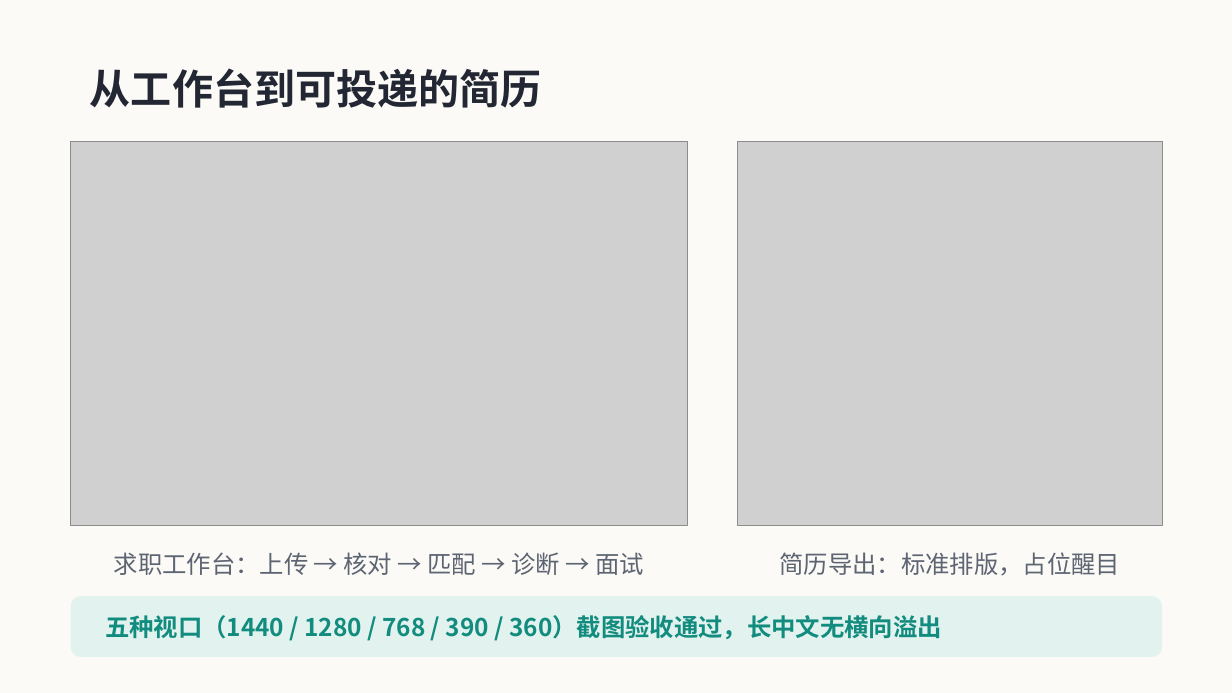
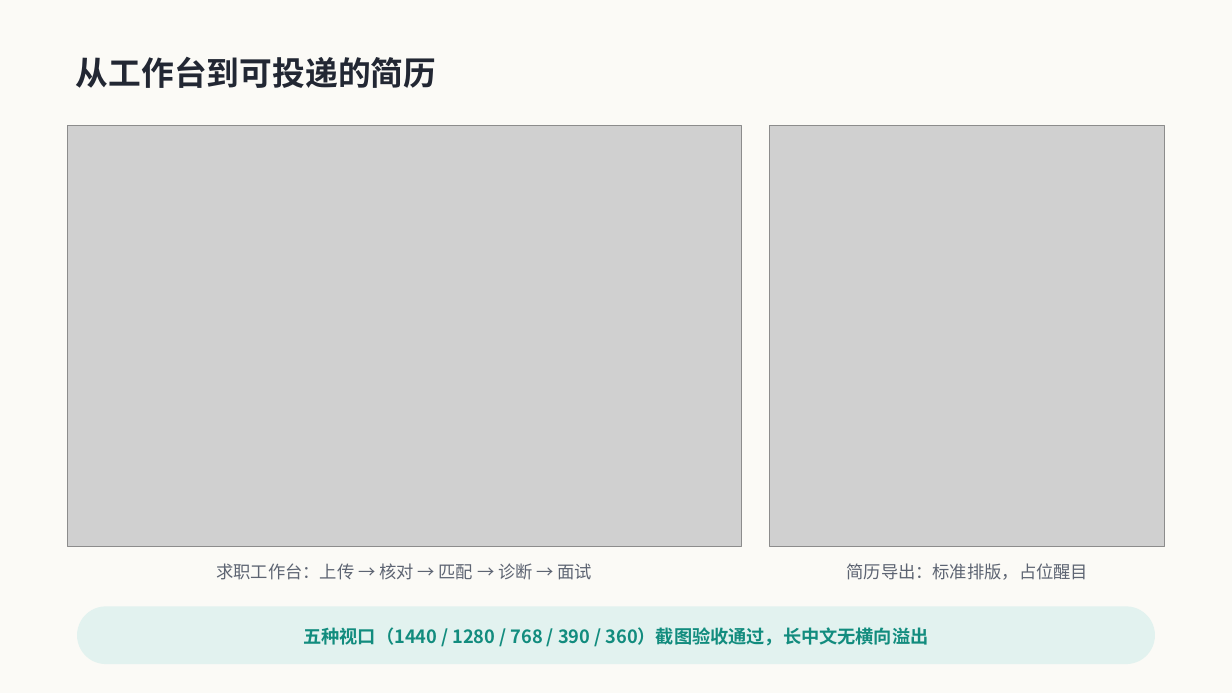
Before and after one commit to CP-bee-git/AI-game, a slide deck: slide 10 of docs/ppt-assets/careerpilot-intro.pptx (slide 8 before the commit). Drawn at 1232x693 pixels with LibreOffice and Linux fonts; fonts in the diff are those of the drawing; grey boxes stand for pictures. Boxes give left, top, right and bottom in pixels: in the first picture for what was removed or moved away, otherwise in the second. Text is boxed around its words. In the diff, an @@ line names an element or a change of style, - is before the commit and + after.

```diff
--- a/docs/ppt-assets/careerpilot-intro.pptx
+++ b/docs/ppt-assets/careerpilot-intro.pptx
@@ text "从工作台到可投递的简历" at (x1=76, y1=57, x2=437, y2=88): size 32 to 25.5 pt; line spacing 1.12 to 1 @@
@@ picture resized from (x1=71, y1=141, x2=688, y2=526) to (x1=67, y1=125, x2=741, y2=546) @@
@@ picture resized from (x1=738, y1=141, x2=1162, y2=526) to (x1=770, y1=125, x2=1165, y2=546) @@
@@ text "求职工作台：上传 → 核对 → 匹配 ..." at (x1=216, y1=563, x2=593, y2=580): size 19 to 13.5 pt; line spacing 1.12 to 1 @@
@@ text "求职工作台：上传 → 核对 → 匹配 ..." moved from (x1=114, y1=552, x2=644, y2=575) to (x1=216, y1=563, x2=593, y2=580) @@
@@ text "简历导出：标准排版，占位醒目" moved from (x1=780, y1=552, x2=1121, y2=576) to (x1=847, y1=563, x2=1088, y2=580) @@
@@ text "简历导出：标准排版，占位醒目" at (x1=847, y1=563, x2=1088, y2=580): size 19 to 13.5 pt; line spacing 1.12 to 1 @@
@@ rounded rectangle resized from (x1=71, y1=596, x2=1163, y2=657) to (x1=77, y1=606, x2=1155, y2=664) @@
@@ rounded rectangle at (x1=77, y1=606, x2=1155, y2=664): proportions changed @@
@@ text "五种视口（1440 / 1280 / 768 ..." moved from (x1=105, y1=615, x2=941, y2=639) to (x1=303, y1=627, x2=929, y2=646) @@
@@ text "五种视口（1440 / 1280 / 768 ..." at (x1=303, y1=627, x2=929, y2=646): size 19 to 14.2 pt; alignment left to centre; line spacing 1.12 to 1 @@
```
Also in this commit, not shown: 9 other slides changed, 2 slides added, 20 other files.
